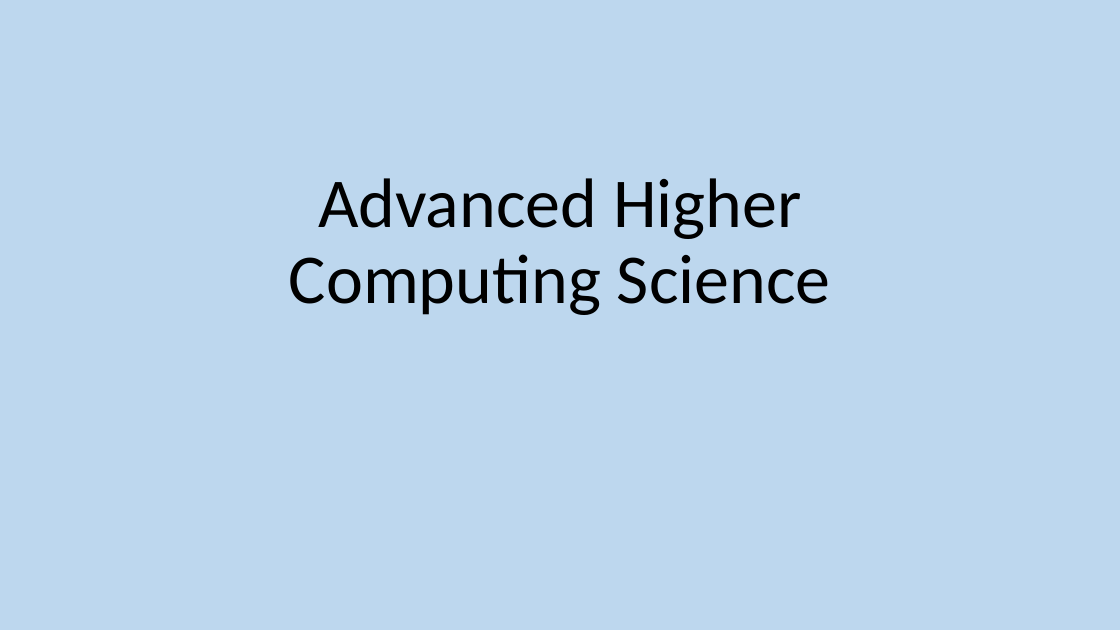
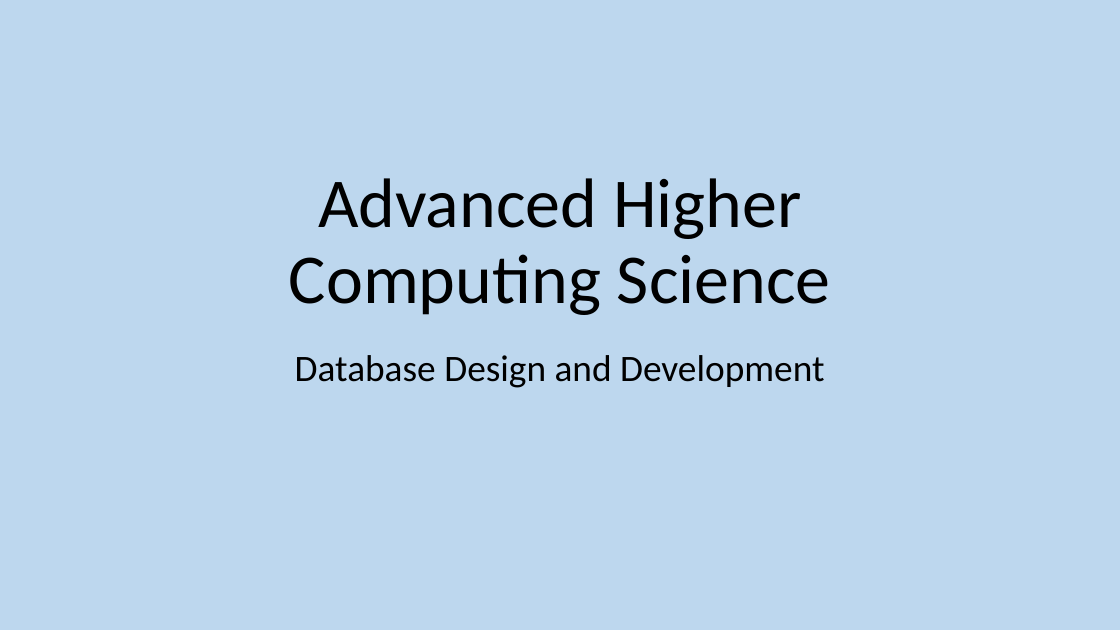
Before and after one commit to MrFriendCS/MrFriendCS.github.io, a slide deck: slide 1 of ah-cs/ddd/AH CS DDD Slides.pptx. Drawn at 1120x630 pixels with LibreOffice and Linux fonts; fonts in the diff are those of the drawing. Boxes give left, top, right and bottom in pixels: in the first picture for what was removed or moved away, otherwise in the second. Text is boxed around its words. In the diff, an @@ line names an element or a change of style, - is before the commit and + after.

```diff
--- a/ah-cs/ddd/AH CS DDD Slides.pptx
+++ b/ah-cs/ddd/AH CS DDD Slides.pptx
@@ subtitle added at [295, 355, 824, 388], 32 pt, text #000000 @@
+Database Design and Development
```
Also in this commit, not shown: 14 other slides changed, 75 slides removed, 1 other file.
